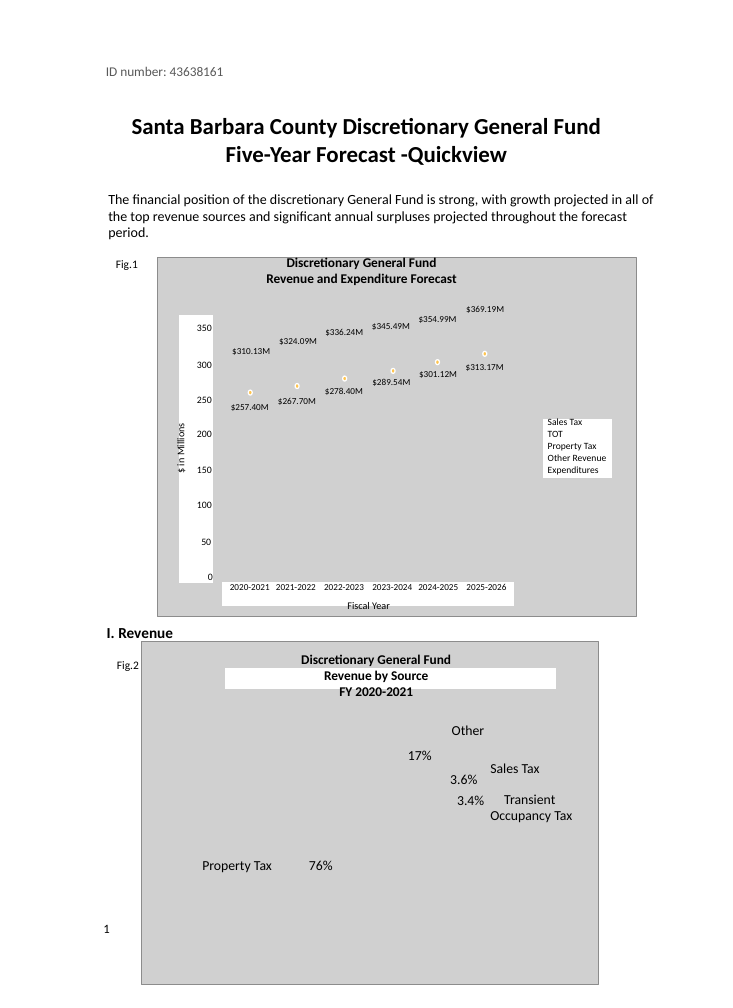
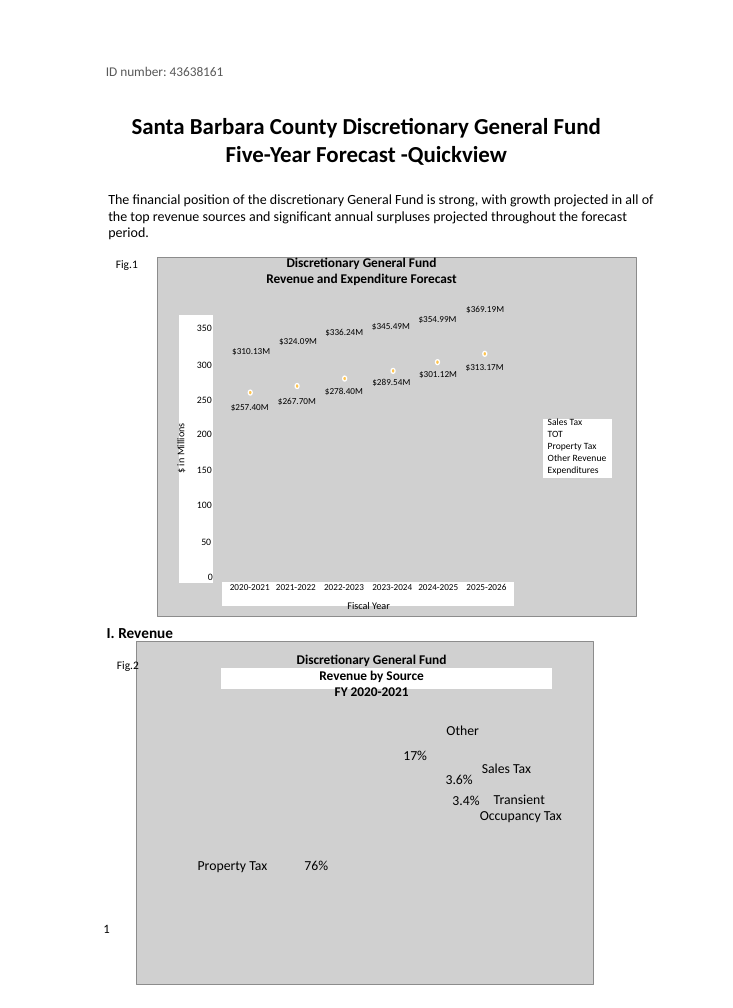
Before and after one commit to gillsarah/5yr_govt_forecast_viz, a slide deck: slide 1 of Version 2 - SB 5yr forecast viz -writup.pptx. Drawn at 733x1008 pixels with LibreOffice and Linux fonts; fonts in the diff are those of the drawing; grey boxes stand for pictures. Boxes give left, top, right and bottom in pixels: in the first picture for what was removed or moved away, otherwise in the second. Text is boxed around its words. In the diff, an @@ line names an element or a change of style, - is before the commit and + after.

```diff
--- a/Version 2 - SB 5yr forecast viz -writup.pptx
+++ b/Version 2 - SB 5yr forecast viz -writup.pptx
@@ 7 texts, 1 picture, 1 rectangle: place and size @@
-7 texts, 1 picture, 1 rectangle at bbox=[141, 642, 598, 985]
+7 texts, 1 picture, 1 rectangle at bbox=[137, 642, 594, 985]
@@ text "Sales Tax": place and size @@
-text "Sales Tax" at bbox=[490, 763, 540, 773]
+text "Sales Tax" at bbox=[482, 763, 531, 773]
@@ text "Transient": place and size @@
-text "Transient" at bbox=[490, 794, 572, 823]
+text "Transient" at bbox=[480, 794, 562, 823]
```
Also in this commit, not shown: 2 other slides changed, 2 other files.
